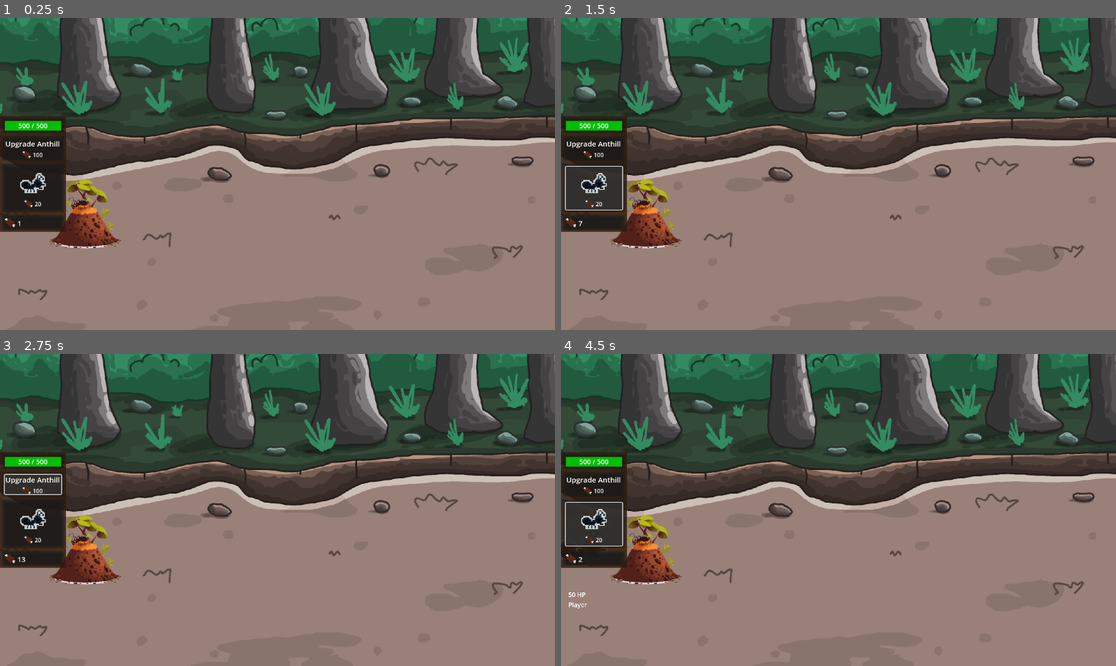
Above: before the commit, frames 1-4 (two rows, left to right).
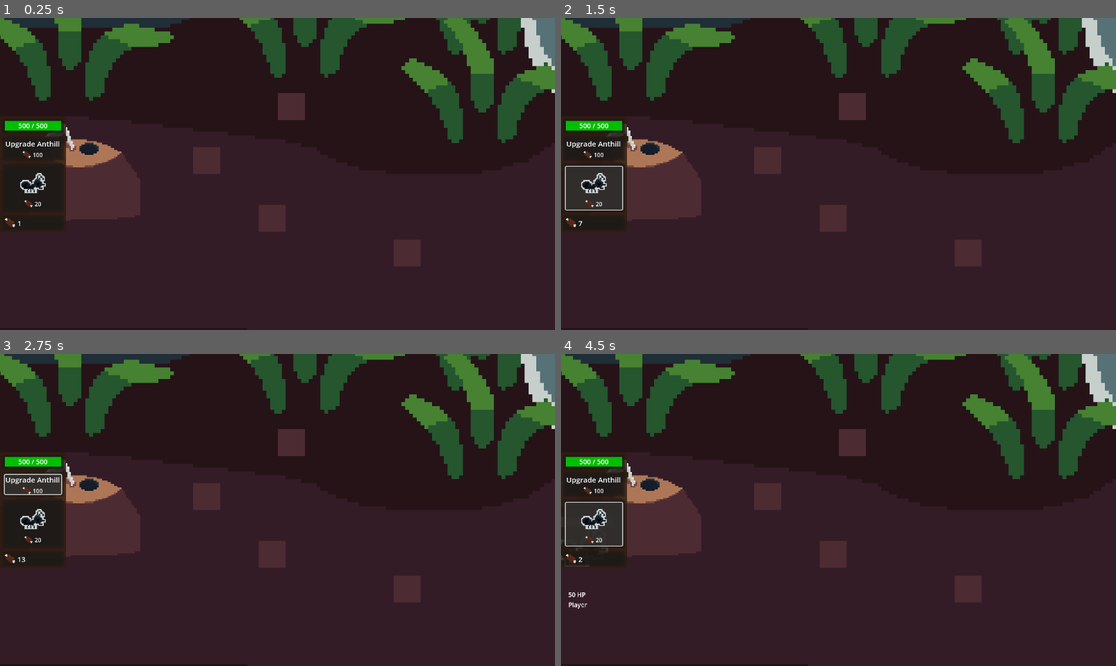
Above: after the commit, the same moments.

Repository: NMSU-Digital-Game-Design/game-jam-4-ant-game
Game: Godot game, scene res://Scenes/main.tscn
Same seed, same stepped clock (60 frames per second), same inputs: the game is played once before the commit and once after it.
Inputs (mouse positions are in pixels of both pictures, inside the frame that each line leads up to):
- Up to frame 1 (0.25 s): no input
- Up to frame 2 (1.5 s): click (594, 149) at 0.5 s; click (594, 186) at 1.25 s
- Up to frame 3 (2.75 s): click (33, 485) at 2 s
- Up to frame 4 (4.5 s): click (594, 522) at 2.75 s; click (594, 485) at 3.5 s; click (594, 522) at 4.25 s

The runs differ from the first frame. In frame 1, 89% of the frame differs, in the area x 0-100%, y 0-100%; in frame 2, 89%; in frame 3, 89%; in frame 4, 89%.

Commit message:
Added bg and anthills

Diff:
--- a/Scenes/ant_hill.tscn
+++ b/Scenes/ant_hill.tscn
@@ -1,7 +1,6 @@
-[gd_scene load_steps=5 format=3 uid="uid://bqsgijs1gfklb"]
+[gd_scene load_steps=4 format=3 uid="uid://bqsgijs1gfklb"]
 
 [ext_resource type="Script" uid="uid://cl5omls8d5chd" path="res://Scripts/player_anthill.gd" id="1_jv6wh"]
-[ext_resource type="Texture2D" uid="uid://b55l5rwbfi54y" path="res://Assets/anthill_1.png" id="2_x6ack"]
 [ext_resource type="Script" uid="uid://cf6clmynb2xp4" path="res://Scripts/ant_spawner.gd" id="3_iacmt"]
 
 [sub_resource type="CircleShape2D" id="CircleShape2D_d5x1h"]
@@ -14,13 +13,10 @@
 max_health = null
 food_per_second = null
 upgrade_cost = null
-upgrade_health_increase = null
-upgrade_scale_increase = null
 
 [node name="Sprite2D" type="Sprite2D" parent="PlayerAnthill"]
 position = Vector2(179, 539)
 scale = Vector2(0.630556, 0.65)
-texture = ExtResource("2_x6ack")
 
 [node name="CollisionShape2D" type="CollisionShape2D" parent="PlayerAnthill"]
 position = Vector2(174, 542)
--- a/Scenes/main.tscn
+++ b/Scenes/main.tscn
@@ -1,12 +1,13 @@
-[gd_scene load_steps=11 format=3 uid="uid://c3nbqofblpkr"]
+[gd_scene load_steps=12 format=3 uid="uid://c3nbqofblpkr"]
 
 [ext_resource type="Script" uid="uid://devlox4uk5wvj" path="res://Scenes/main.gd" id="1_6bp64"]
-[ext_resource type="Texture2D" uid="uid://2x8u7pq0kfq" path="res://Assets/Backgrounds/game_background_3.png" id="1_jjvhh"]
 [ext_resource type="Script" uid="uid://cl5omls8d5chd" path="res://Scripts/player_anthill.gd" id="2_kry3j"]
-[ext_resource type="Texture2D" uid="uid://b55l5rwbfi54y" path="res://Assets/anthill_1.png" id="3_21xkr"]
+[ext_resource type="Texture2D" uid="uid://dmymkobioes1l" path="res://Assets/bg.png" id="2_ynf5e"]
 [ext_resource type="Script" uid="uid://cf6clmynb2xp4" path="res://Scripts/ant_spawner.gd" id="4_6bp64"]
+[ext_resource type="Texture2D" uid="uid://dkg2lfx7bwb68" path="res://Assets/anthill.png" id="4_hptm8"]
 [ext_resource type="Script" uid="uid://di43sbogcxnqb" path="res://Scripts/camera.gd" id="4_jjvhh"]
 [ext_resource type="PackedScene" uid="uid://b8jiff0bef3c4" path="res://Scenes/ui.tscn" id="6_21xkr"]
+[ext_resource type="Texture2D" uid="uid://dfs137uxgcmaj" path="res://Assets/enemyanthill.png" id="6_d1ilt"]
 [ext_resource type="PackedScene" uid="uid://bhl7y0444jgvj" path="res://Scenes/game_over_screen.tscn" id="8_344ge"]
 
 [sub_resource type="CircleShape2D" id="CircleShape2D_d5x1h"]
@@ -19,8 +20,8 @@
 script = ExtResource("1_6bp64")
 
 [node name="Sprite2D" type="Sprite2D" parent="."]
-position = Vector2(1921, 1091)
-texture = ExtResource("1_jjvhh")
+position = Vector2(1921, 100)
+texture = ExtResource("2_ynf5e")
 
 [node name="PlayerAnthill" type="Node2D" parent="."]
 position = Vector2(300, 900)
@@ -29,8 +30,9 @@
 script = ExtResource("2_kry3j")
 
 [node name="Sprite2D" type="Sprite2D" parent="PlayerAnthill/PlayerAnthill"]
-scale = Vector2(0.630556, 0.65)
-texture = ExtResource("3_21xkr")
+position = Vector2(0, -100)
+scale = Vector2(0.45, 0.45)
+texture = ExtResource("4_hptm8")
 
 [node name="CollisionShape2D" type="CollisionShape2D" parent="PlayerAnthill/PlayerAnthill"]
 shape = SubResource("CircleShape2D_d5x1h")
@@ -52,8 +54,9 @@
 team = 1
 
 [node name="Sprite2D" type="Sprite2D" parent="EnemyAnthill/EnemyAnthill"]
-scale = Vector2(0.630556, 0.65)
-texture = ExtResource("3_21xkr")
+position = Vector2(0, -100)
+scale = Vector2(0.45, 0.45)
+texture = ExtResource("6_d1ilt")
 
 [node name="CollisionShape2D" type="CollisionShape2D" parent="EnemyAnthill/EnemyAnthill"]
 shape = SubResource("CircleShape2D_d5x1h")
Binary file added: Assets/Backgrounds/bg.png
Not shown, added: Assets/Backgrounds/bg.png.import
Binary file added: Assets/anthill.png
Not shown, added: Assets/anthill.png.import
Binary file added: Assets/bg.png
Not shown, added: Assets/bg.png.import
Binary file added: Assets/enemyanthill.png
Not shown, added: Assets/enemyanthill.png.import
